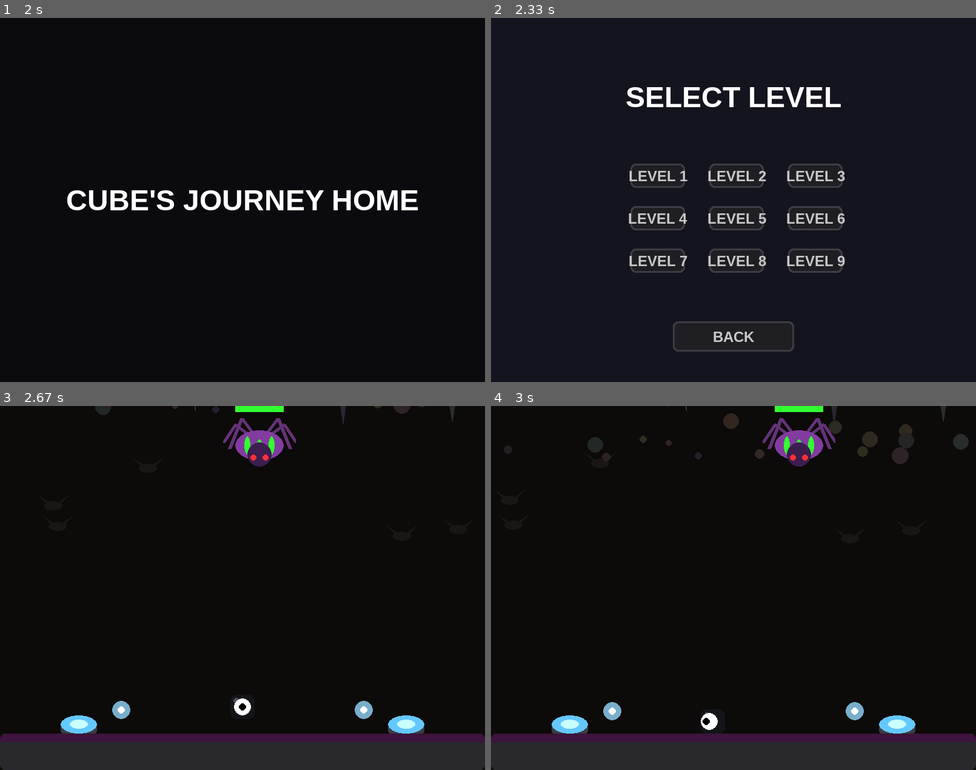
Above: before the commit, frames 1-4 (two rows, left to right).
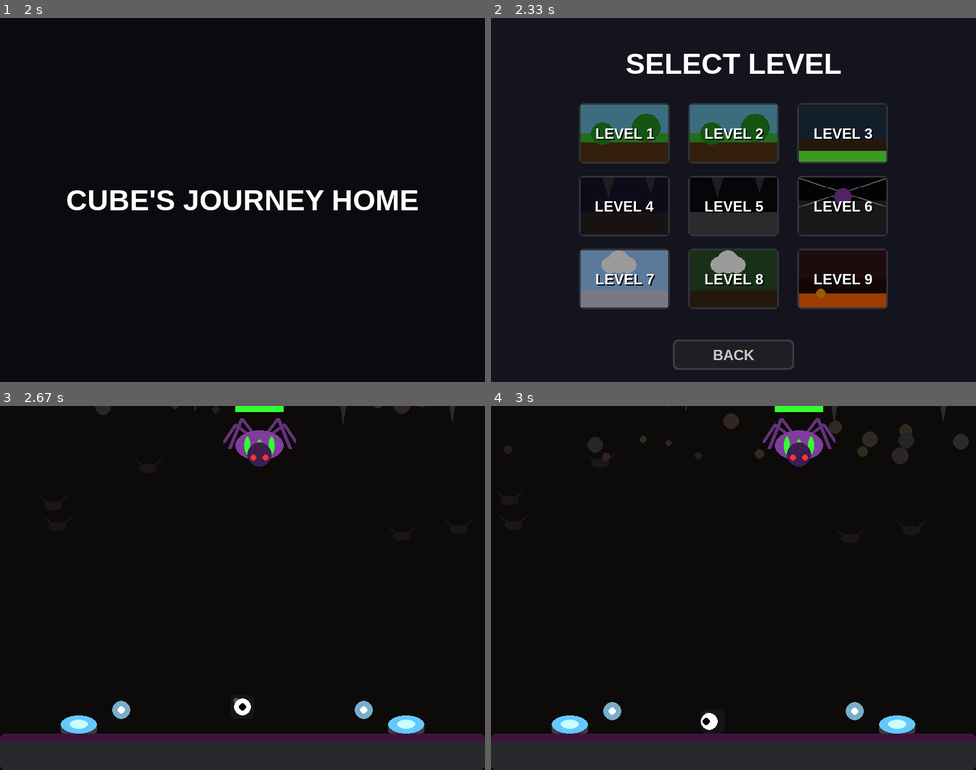
Above: after the commit, the same moments.

Repository: ClassicIdiot12/PYGAME-Vibe-Code
Game: pygame game, started from VIBE Coding.py
Same seed, same stepped clock (60 frames per second), same inputs: the game is played once before the commit and once after it.
Inputs (mouse positions are in pixels of both pictures, inside the frame that each line leads up to):
- Up to frame 1 (2 s): tap Space at 1.83 s
- Up to frame 2 (2.33 s): click "LEVEL SELECT" at 2.22 s
- Up to frame 3 (2.67 s): click "LEVEL 6" at 2.55 s
- Up to frame 4 (3 s): hold Left from 2.83 s (still down); move the mouse to (583, 533) at 2.87 s

Frame 1 is identical in both runs. In frame 2, 20% of the frame differs, in the area x 18-82%, y 9-97%; in frame 3, nothing differs; in frame 4, nothing differs.

Commit message:
Update VIBE Coding.py
Changed Level Select.

Diff:
--- a/VIBE Coding.py
+++ b/VIBE Coding.py
@@ -47,6 +47,84 @@
             if self.rect.collidepoint(event.pos):
                 return True
         return False
+
+class LevelButton(Button):
+    def __init__(self, x, y, w, h, level_num):
+        super().__init__(x, y, w, h, f"LEVEL {level_num}")
+        self.level_num = level_num
+        self.bg_surface = pygame.Surface((w, h))
+        self.generate_texture(w, h)
+
+    def generate_texture(self, w, h):
+        # Base colors based on biome logic from load_level
+        if self.level_num in [1, 2]: # Jungle
+            self.bg_surface.fill((100, 180, 210)) # Sky
+            pygame.draw.rect(self.bg_surface, (86, 52, 24), (0, h//2, w, h//2)) # Dirt
+            pygame.draw.rect(self.bg_surface, (54, 180, 44), (0, h//2, w, 15)) # Grass
+            # Add some leaves/trees
+            pygame.draw.circle(self.bg_surface, (34, 139, 34), (w//4, h//2), 20)
+            pygame.draw.circle(self.bg_surface, (34, 139, 34), (w*3//4, h//2 - 10), 25)
+
+        elif self.level_num == 3: # Toxic
+            self.bg_surface.fill((30, 50, 70))
+            pygame.draw.rect(self.bg_surface, (60, 40, 20), (0, h//2 + 10, w, h//2))
+            pygame.draw.rect(self.bg_surface, (100, 255, 50), (0, h - 20, w, 20)) # Sludge
+
+        elif self.level_num in [4, 5]: # Caves
+            self.bg_surface.fill((20, 20, 40) if self.level_num == 4 else (10, 10, 15))
+            pygame.draw.rect(self.bg_surface, (40, 30, 30) if self.level_num == 4 else (70, 70, 75), (0, h//2 + 10, w, h//2))
+            # Stalactites
+            pygame.draw.polygon(self.bg_surface, (50, 50, 55), [(w//4, 0), (w//4+20, 0), (w//4+10, h//3)])
+            pygame.draw.polygon(self.bg_surface, (50, 50, 55), [(w*3//4, 0), (w*3//4+15, 0), (w*3//4+7, h//4)])
+
+        elif self.level_num == 6: # Spider Boss
+            self.bg_surface.fill((5, 5, 10))
+            pygame.draw.rect(self.bg_surface, (40, 40, 45), (0, h//2 - 10, w, h//2 + 10))
+            # Web lines
+            pygame.draw.line(self.bg_surface, (150, 150, 150), (0, 0), (w, h//2), 2)
+            pygame.draw.line(self.bg_surface, (150, 150, 150), (w, 0), (0, h//2), 2)
+            pygame.draw.circle(self.bg_surface, (130, 60, 160), (w//2, h//3), 15) # Mini boss body
+
+        elif self.level_num in [7, 8]: # Sky Ruins
+            self.bg_surface.fill((150, 200, 250) if self.level_num == 7 else (40, 80, 40))
+            pygame.draw.rect(self.bg_surface, (200, 200, 220) if self.level_num == 7 else (60, 40, 20), (0, h - 30, w, 30))
+            # Clouds
+            pygame.draw.circle(self.bg_surface, (255, 255, 255), (w//3, h//4), 15)
+            pygame.draw.circle(self.bg_surface, (255, 255, 255), (w//3 + 15, h//4 - 5), 20)
+            pygame.draw.circle(self.bg_surface, (255, 255, 255), (w//3 + 30, h//4), 15)
+
+        elif self.level_num == 9: # Volcano Final
+            self.bg_surface.fill((50, 20, 20))
+            pygame.draw.rect(self.bg_surface, (30, 10, 10), (0, h//2, w, h//2))
+            pygame.draw.rect(self.bg_surface, (255, 100, 0), (0, h - 25, w, 25)) # Lava
+            pygame.draw.circle(self.bg_surface, (255, 150, 0), (w//4, h - 25), 8) # Lava bubble
+
+    def draw(self, surface):
+        mouse_pos = pygame.mouse.get_pos()
+        is_hovered = self.rect.collidepoint(mouse_pos)
+
+        # Draw the custom background scaled to current draw size
+        scaled_bg = pygame.transform.scale(self.bg_surface, (self.rect.width - 6, self.rect.height - 6))
+
+        # Draw frame
+        pygame.draw.rect(surface, (200, 200, 200) if is_hovered else (50, 50, 60), self.rect, border_radius=8)
+
+        # Blit the custom background inside the frame
+        surface.blit(scaled_bg, (self.rect.x + 3, self.rect.y + 3))
+
+        # Darken if out of focus (not hovered)
+        if not is_hovered:
+            dark_overlay = pygame.Surface((self.rect.width - 6, self.rect.height - 6), pygame.SRCALPHA)
+            dark_overlay.fill((0, 0, 0, 100))
+            surface.blit(dark_overlay, (self.rect.x + 3, self.rect.y + 3))
+
+        # Draw text with shadow for readability
+        text_surf = btn_font.render(self.text, True, (255, 255, 255))
+        shadow_surf = btn_font.render(self.text, True, (0, 0, 0))
+        text_rect = text_surf.get_rect(center=self.rect.center)
+
+        surface.blit(shadow_surf, (text_rect.x + 2, text_rect.y + 2))
+        surface.blit(text_surf, text_rect)
 
 # --- Visual Effects Classes ---
 class Particle:
@@ -606,9 +684,15 @@
 
 # Level Select UI Setup
 level_btns = []
+columns = 3
+button_w, button_h = 150, 100
+spacing_x, spacing_y = 180, 120
+start_x = WIDTH//2 - (spacing_x * 1)
+start_y = HEIGHT//2 - (spacing_y * 1) - 40
+
 for i in range(9):
-    level_btns.append(Button(WIDTH//2 - 170 + (i%3)*130, HEIGHT//2 - 60 + (i//3)*70, 90, 40, f"LEVEL {i+1}"))
-btn_back_ls = Button(WIDTH//2 - 100, HEIGHT - 100, 200, 50, "BACK")
+    level_btns.append(LevelButton(start_x + (i%columns)*spacing_x - button_w//2, start_y + (i//columns)*spacing_y, button_w, button_h, i+1))
+btn_back_ls = Button(WIDTH//2 - 100, HEIGHT - 70, 200, 50, "BACK")
 
 # Settings UI Setup
 is_music_on = True
@@ -743,7 +827,7 @@
     elif GAME_STATE == "LEVEL_SELECT":
         screen.fill((20, 20, 30))
         title_surf = title_font.render("SELECT LEVEL", True, (255, 255, 255))
-        title_rect = title_surf.get_rect(center=(WIDTH//2, HEIGHT//4 - 20))
+        title_rect = title_surf.get_rect(center=(WIDTH//2, HEIGHT//8))
         screen.blit(title_surf, title_rect)
 
         for btn in level_btns:
